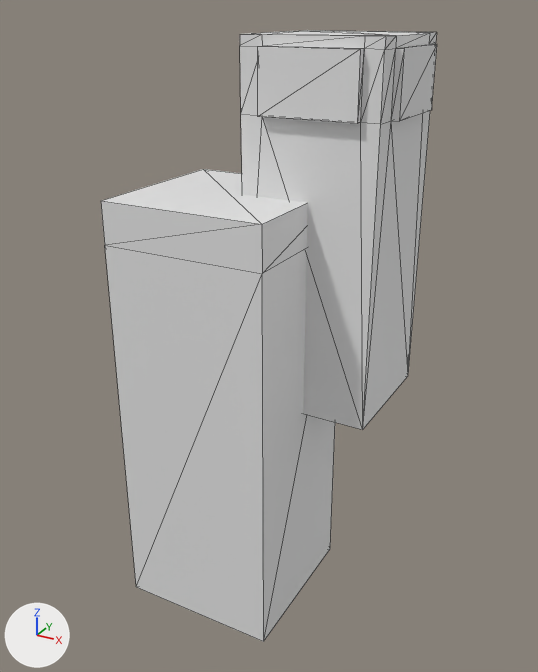
Before and after pictures for a commit that changed the OBJ model resources/models/untitled2022/CyberBuilding4.obj.
Both versions are drawn from a camera (50 mm lens) standing at (5.98, -9.99, 10.12) and looking at (0.3, 0.34, 4.96). The lights are fixed; the arrows at lower left show +X, +Y and +Z. Mesh edges are drawn as thin lines. Where no turn or scale is listed for an object, it has been applied to the vertices. Vertices at the same position are counted once.

The first picture shows 'Cube.003_Cube.008'.
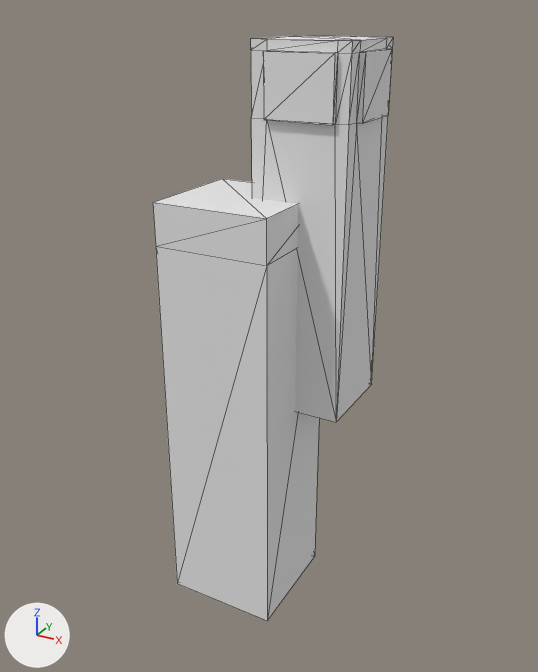
The edits, one by one:
Material 'Default_OBJ.009' (mat_default_obj_009) is new.
Its base color is (0.8, 0.8, 0.8) (white #e7e7e7).
Its roughness is 1.0.
me_cube_003_cube_008 has 68 vertices, 128 faces and spans x -1.57..2.4, y -1.5..2.24, z 0.06..9.79.
me_cube_003_cube_008 is used by ob_cube_003_cube_008; location (0.0, 0.0, 0.0).
me_cube_003_cube_008 part 1: the loose piece of 12 vertices spanning x -1.57..1.2, y -1.5..1.27, z 0.06..7.48 is scaled about its middle by (0.715, 0.715, 1), then moved by (0.19, 0.11, -0.06), in mat_default_obj_009 (white #e7e7e7).
me_cube_003_cube_008 part 2: the loose piece of 56 vertices spanning x -0.08..2.4, y -0.24..2.24, z 3.9..9.79 is scaled about its middle by (0.715, 0.715, 1), then moved by (-0.2, -0.21, -0.06), in mat_default_obj_009 (white #e7e7e7).
me_cube_003_cube_008 now uses material mat_default_obj_009 (white #e7e7e7).

Where the change shows, as pixel boxes [x1, y1, x2, y2] in the pictures (538 x 672 px; the box of a moved part takes in the faces that stretch with it):
'Cube.003_Cube.008', reshaped (28% narrower): before [101, 30, 437, 642]; after [153, 35, 393, 621]
part 1 of me_cube_003_cube_008, moved or reshaped: before [101, 169, 335, 642]; after [153, 179, 319, 621]
part 2 of me_cube_003_cube_008, moved or reshaped: before [240, 30, 437, 430]; after [251, 35, 393, 422]
